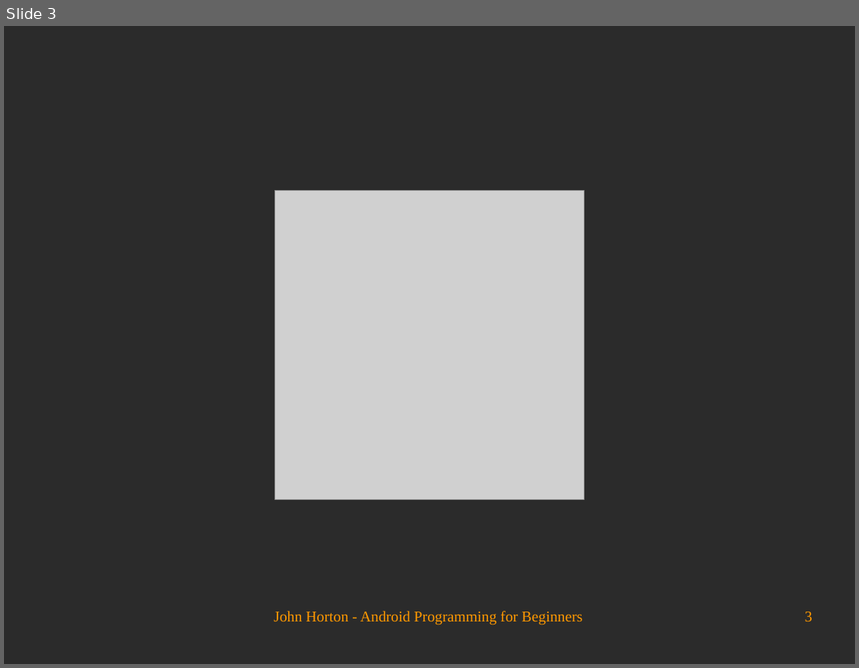
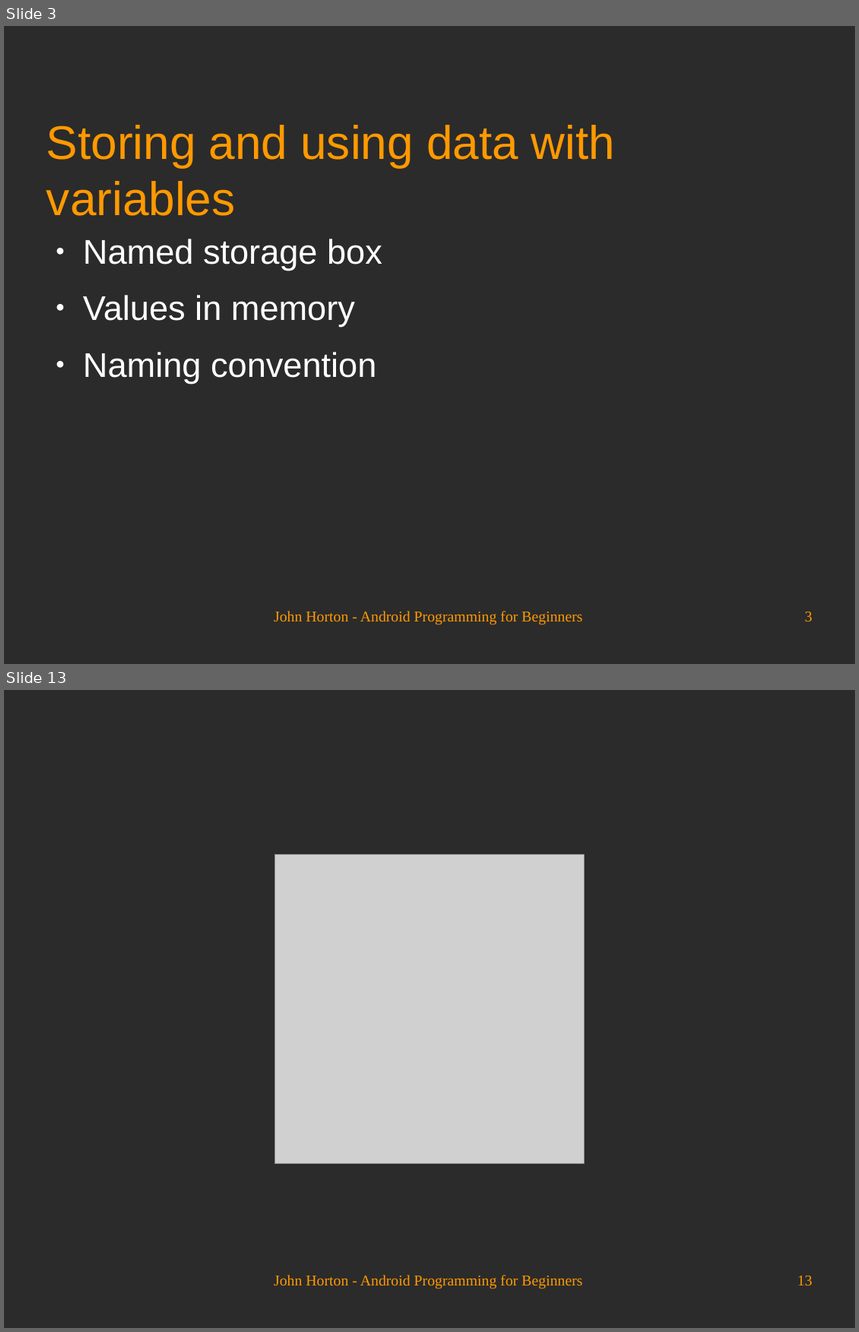
Before and after one commit to Academy-Soft-Intellect/Android-Programming-for-Beginners, a slide deck: 07_Coding_in_Java_Part_1_Variables,_Decisions,_and_Loops.odp. Shown one above the other, each under a label of ours: slide 3 before the commit, slides 3 and 13 after it; the slides between them are not shown. The pictures are 859x668 and 859x1332 pixels, drawn with LibreOffice and Linux fonts; fonts in the diff are those of the drawing; grey boxes stand for pictures; background and template pictures are left out; a plain dark background stands for a picture behind light text. Boxes give left, top, right and bottom in pixels: in the first picture for what was removed or moved away, otherwise in the second. Text is boxed around its words. In the diff, an @@ line names an element or a change of style, - is before the commit and + after.

```diff
--- a/07_Coding_in_Java_Part_1_Variables,_Decisions,_and_Loops.odp
+++ b/07_Coding_in_Java_Part_1_Variables,_Decisions,_and_Loops.odp
@@ slide 3 added at (4,26,855,664), background picture (left out) @@
@@ title added at (47,125,615,216), 44 pt, text #FF9900 @@
+Storing and using data with variables
@@ text added at (83,239,382,383), 32 pt, text #FFFFFF @@
+● Named storage box
+● Values in memory
+● Naming convention
@@ text added at (274,611,582,626), 14 pt, text #FF9900 @@
+John Horton - Android Programming for Beginners
@@ page number added at (805,612,813,622), 14 pt, text #FF9900 @@
+3
@@ what was slide 3 is now slide 13 @@
@@ page number at (797,1276,813,1286): text changed @@
-3
+13
```
Also in this commit, not shown: 2 slides changed, 9 other slides added.
